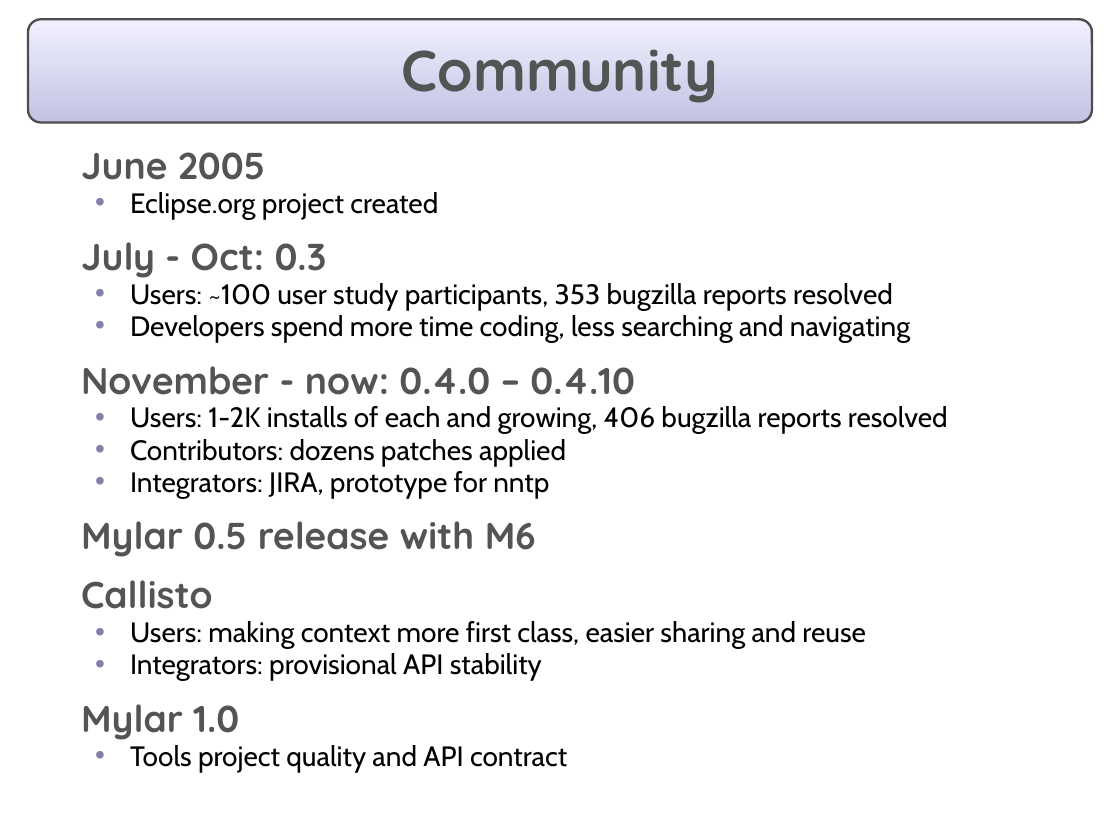
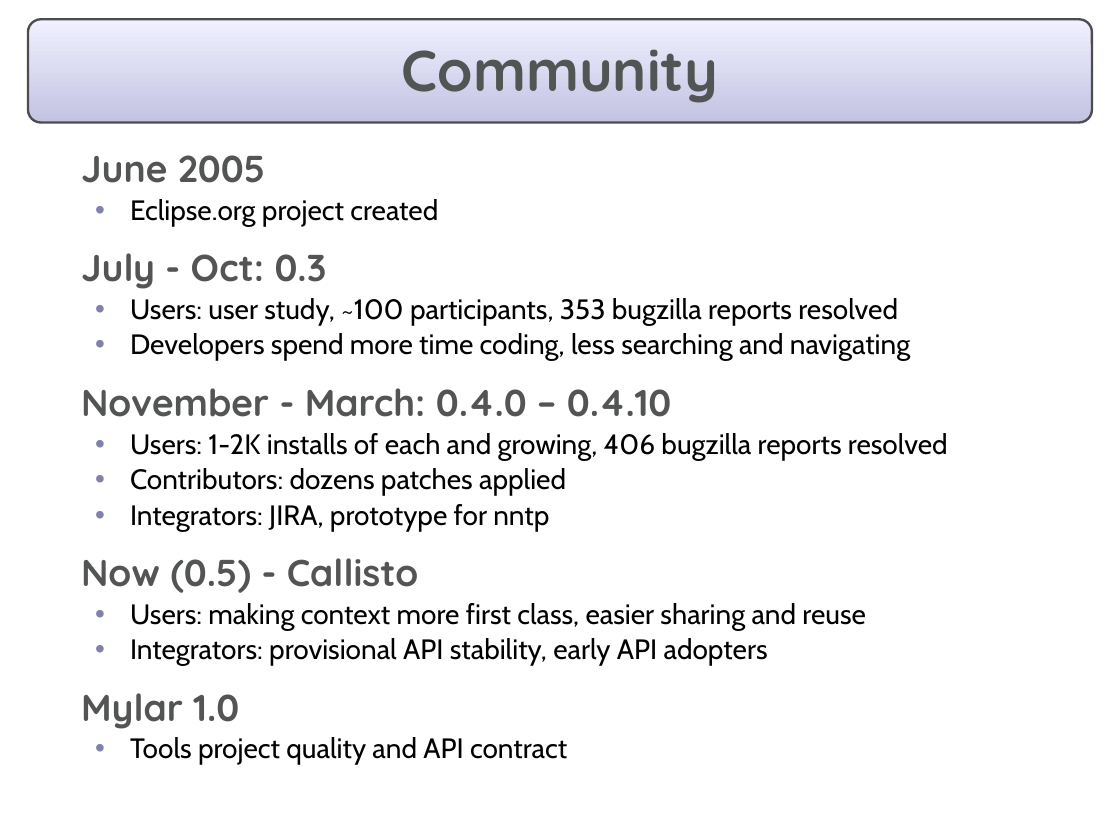
Before and after one commit to eclipse-mylyn/mylyn-website, a slide deck: slide 19 of publications/2006-03-mylar-eclipsecon.ppt. Drawn at 1120x840 pixels with LibreOffice and Linux fonts; fonts in the diff are those of the drawing. Boxes give left, top, right and bottom in pixels: in the first picture for what was removed or moved away, otherwise in the second. Text is boxed around its words. In the diff, an @@ line names an element or a change of style, - is before the commit and + after.

Commit message:
Progress on: prepare eclipsecon talk and slides

```diff
--- a/publications/2006-03-mylar-eclipsecon.ppt
+++ b/publications/2006-03-mylar-eclipsecon.ppt
@@ text at bbox=[81, 155, 948, 765]: line spacing 0.8 to 0.9 @@
@@ text at bbox=[130, 298, 898, 325]: text changed @@
-  • Users: ~100 user study participants, 353 bugzilla reports resolved
+  • Users: user study, ~100 participants, 353 bugzilla reports resolved
@@ text at bbox=[81, 388, 671, 417]: text changed @@
-  November - now: 0.4.0 – 0.4.10
+  November - March: 0.4.0 – 0.4.10
@@ text at bbox=[81, 558, 419, 593]: text changed @@
-  Mylar 0.5 release with M6
-  Callisto
+  Now (0.5) - Callisto
@@ text at bbox=[130, 638, 768, 666]: text changed @@
-  • Integrators: provisional API stability
+  • Integrators: provisional API stability, early API adopters
```
Also in this commit, not shown: 3 other slides changed, 1 other file.
